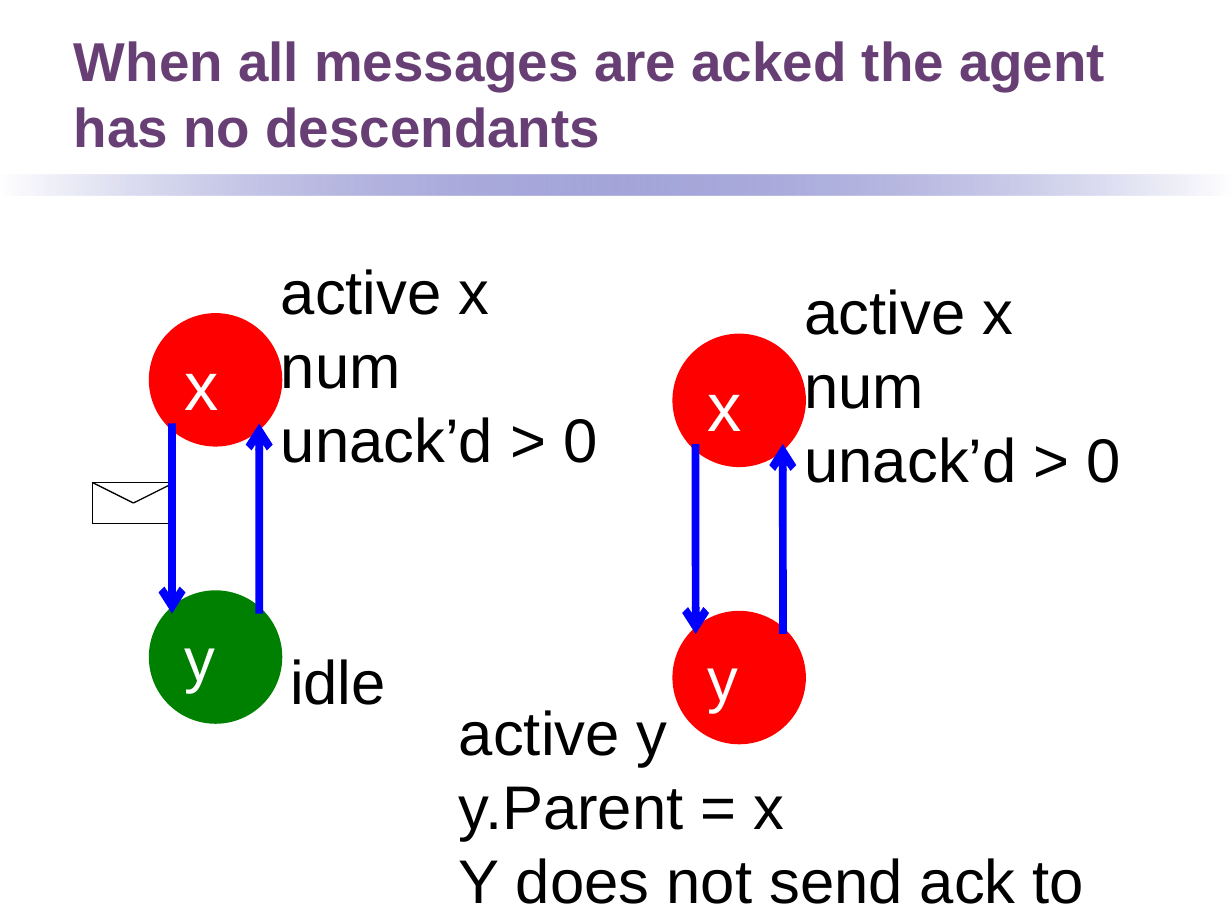
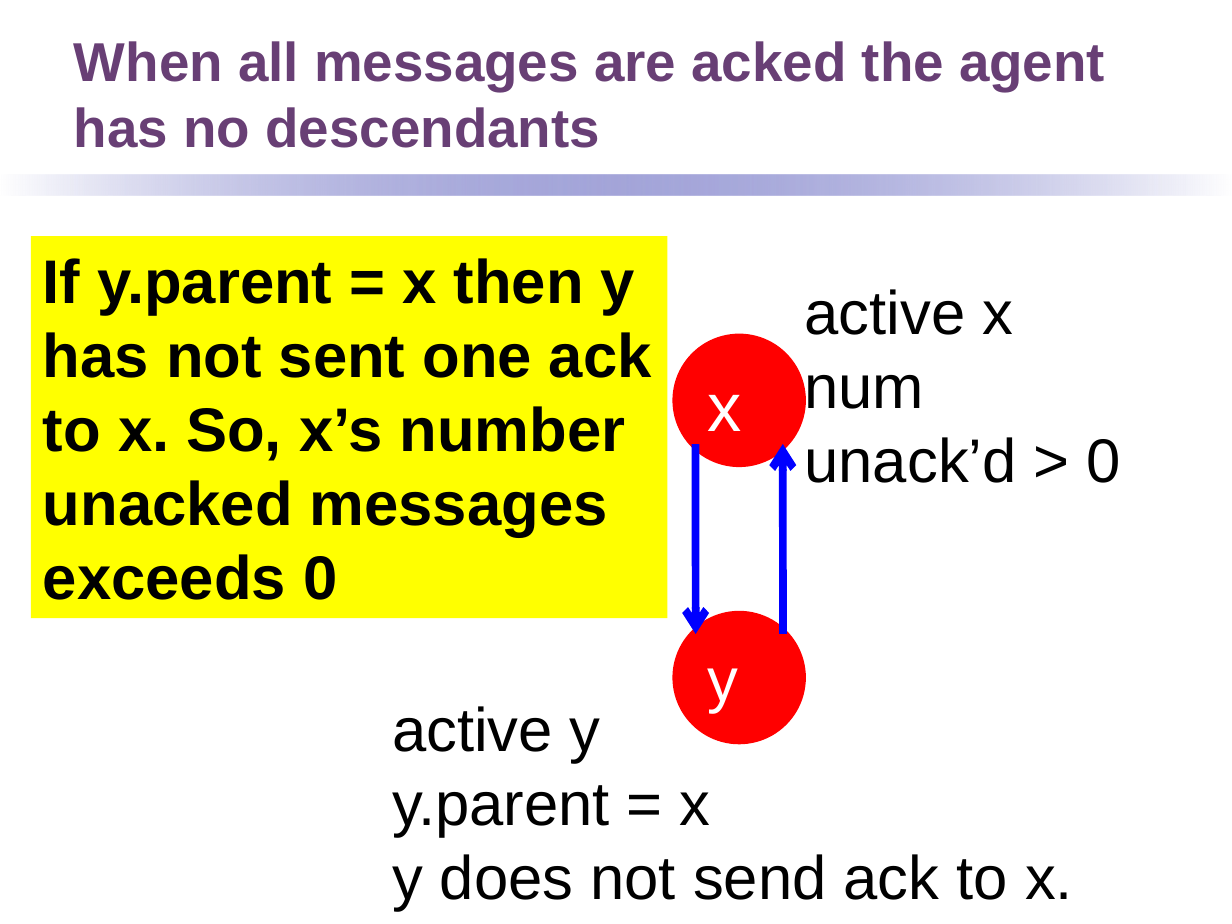
Before and after one commit to kmchandy/kmchandy.github.io, a slide deck: slide 36 of DiffusingComputations/DiffusingComputations.ppt (slide 35 before the commit). Drawn at 1232x924 pixels with LibreOffice and Linux fonts; fonts in the diff are those of the drawing. Boxes give left, top, right and bottom in pixels: in the first picture for what was removed or moved away, otherwise in the second. Text is boxed around its words. In the diff, an @@ line names an element or a change of style, - is before the commit and + after.

```diff
--- a/DiffusingComputations/DiffusingComputations.ppt
+++ b/DiffusingComputations/DiffusingComputations.ppt
@@ rectangle added at <box>31,237,668,618</box>, fill #FFFF00, 36 pt, text #000000, bold @@
+If y.parent = x then y has not sent one ack to x. So, x’s number unacked messages exceeds 0
@@ text removed at <box>281,269,597,463</box> @@
-active x
-num
-unack’d > 0
@@ ellipse removed at <box>154,318,277,441</box> @@
-x
@@ arrow removed from (172, 424) to (172, 614) @@
@@ arrow removed from (260, 614) to (259, 424) @@
@@ rectangle removed at <box>92,483,175,524</box> @@
@@ line removed from (92, 483) to (133, 503) @@
@@ line removed from (133, 503) to (175, 483) @@
@@ ellipse removed at <box>154,595,277,718</box> @@
-y
@@ text removed at <box>290,659,386,705</box> @@
-idle
@@ text "active y": place and size @@
-text "active y" at <box>459,710,1084,904</box>
+text "active y" at <box>392,706,1073,911</box>
@@ text at <box>392,785,1073,911</box>: text changed @@
-y.Parent = x
-Y does not send ack to
+y.parent = x
+y does not send ack to x.
```
Also in this commit, not shown: 6 other slides changed, 1 slide added, 20 other files.
